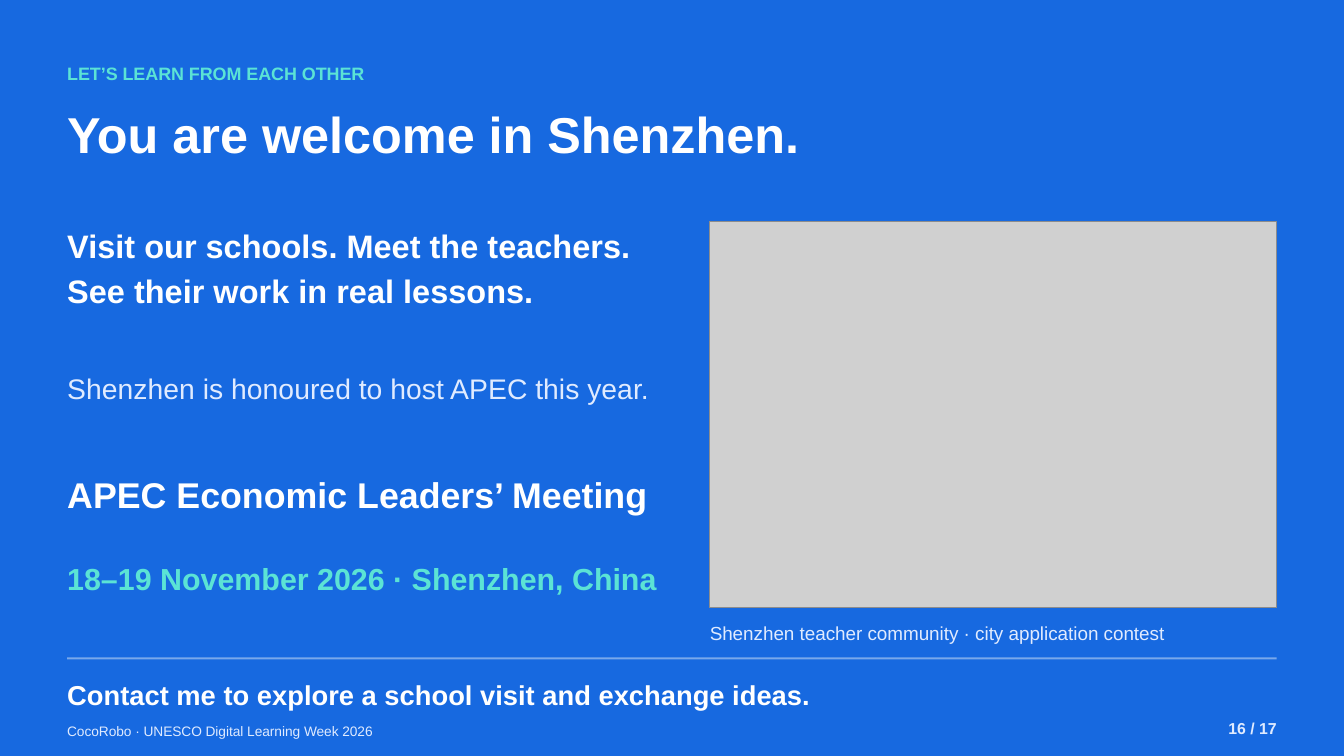
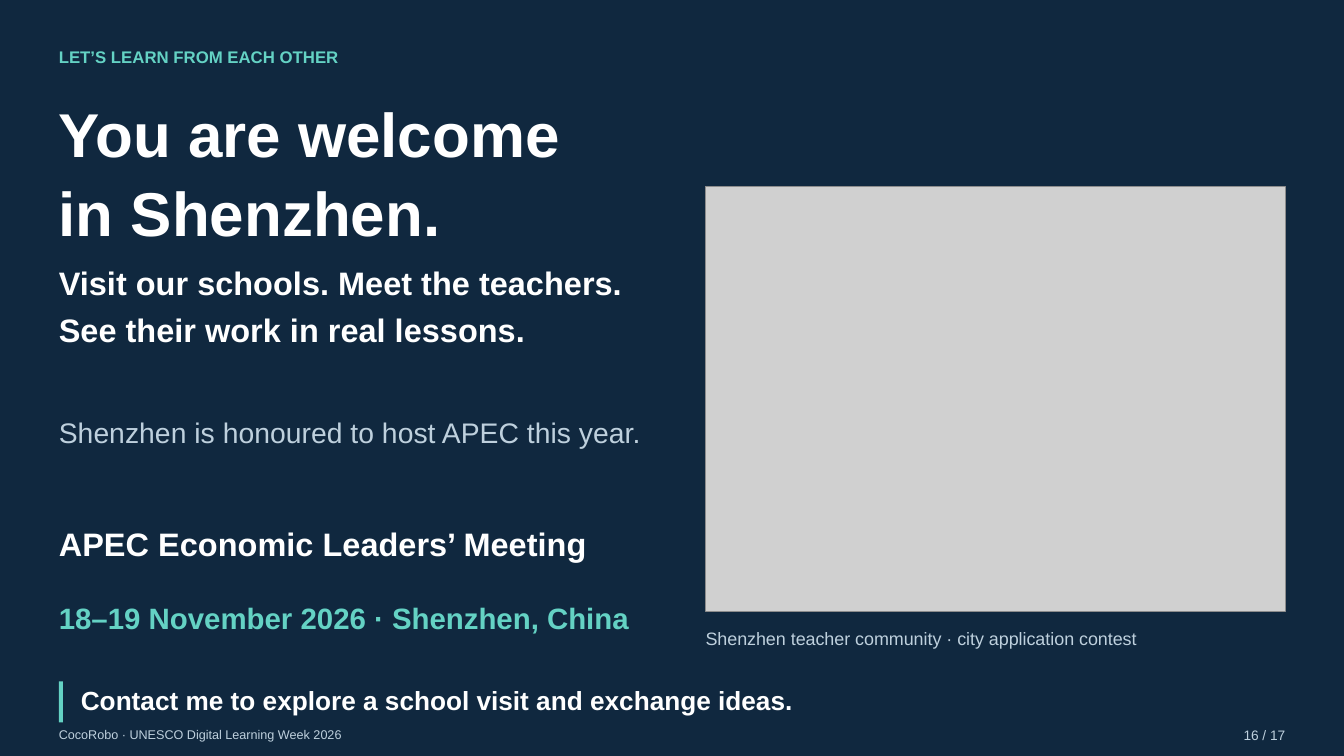
Before and after one commit to tonyxinvip/slides, a slide deck: slide 16 of teacher-agent-creators-10min/downloads/UNESCO_Teacher_AI_Agents_EN.pptx. Drawn at 1344x756 pixels with LibreOffice and Linux fonts; fonts in the diff are those of the drawing; grey boxes stand for pictures. Boxes give left, top, right and bottom in pixels: in the first picture for what was removed or moved away, otherwise in the second. Text is boxed around its words. In the diff, an @@ line names an element or a change of style, - is before the commit and + after.

```diff
--- a/teacher-agent-creators-10min/downloads/UNESCO_Teacher_AI_Agents_EN.pptx
+++ b/teacher-agent-creators-10min/downloads/UNESCO_Teacher_AI_Agents_EN.pptx
@@ background #1769E0 to #10283F @@
@@ text "LET’S LEARN FROM EACH OTHER": place and size @@
-text "LET’S LEARN FROM EACH OTHER" at [67, 67, 364, 80]
+text "LET’S LEARN FROM EACH OTHER" at [59, 51, 339, 63]
@@ text "LET’S LEARN FROM EACH OTHER" at [59, 51, 339, 63]: size 12.8 to 12 pt, text colour #5BE3D5 to #64D2C4; line spacing 1.16 to 1.1 @@
@@ text at [59, 112, 559, 237]: text changed; size 36 to 44.2 pt @@
-You are welcome in Shenzhen.
+You are welcome
+in Shenzhen.
@@ picture: place and size @@
-picture at [710, 222, 1276, 608]
+picture at [706, 187, 1286, 611]
@@ text "Visit our schools. Meet the ...": place and size @@
-text "Visit our schools. Meet the ..." at [67, 234, 630, 304]
+text "Visit our schools. Meet the ..." at [59, 271, 622, 343]
@@ text "Visit our schools. Meet the ..." at [59, 271, 622, 343]: line spacing 1.16 to 1.2 @@
@@ text "Shenzhen is honoured to host ...": place and size @@
-text "Shenzhen is honoured to host ..." at [67, 378, 648, 405]
+text "Shenzhen is honoured to host ..." at [59, 422, 640, 449]
@@ text "Shenzhen is honoured to host ..." at [59, 422, 640, 449]: text colour #E0EBFF to #BED0DD; line spacing 1.16 to 1.2 @@
@@ text "APEC Economic Leaders’ Meeting": place and size @@
-text "APEC Economic Leaders’ Meeting" at [67, 482, 647, 515]
+text "APEC Economic Leaders’ Meeting" at [59, 532, 587, 563]
@@ text "APEC Economic Leaders’ Meeting" at [59, 532, 587, 563]: size 25.5 to 23.2 pt; line spacing 1.16 to 1.2 @@
@@ text "18–19 November 2026 · Shenzhen, ...": place and size @@
-text "18–19 November 2026 · Shenzhen, ..." at [67, 568, 656, 595]
+text "18–19 November 2026 · Shenzhen, ..." at [59, 607, 629, 634]
@@ text "18–19 November 2026 · Shenzhen, ..." at [59, 607, 629, 634]: size 21.8 to 21 pt, text colour #5BE3D5 to #64D2C4; line spacing 1.16 to 1.2 @@
@@ text "Shenzhen teacher community · city ..." at [706, 632, 1136, 649]: size 13.5 to 12.8 pt, text colour #E0EBFF to #BED0DD; line spacing 1.16 to 1.2 @@
@@ rectangle removed at [68, 657, 1277, 659] @@
@@ rectangle added at [58, 682, 63, 723], fill #64D2C4 @@
@@ text "Contact me to explore a ...": place and size @@
-text "Contact me to explore a ..." at [67, 685, 809, 710]
+text "Contact me to explore a ..." at [81, 691, 792, 716]
@@ text "Contact me to explore a ..." at [81, 691, 792, 716]: size 19.5 to 18.8 pt; line spacing 1.16 to 1.2 @@
@@ text "CocoRobo · UNESCO Digital Learning ...": place and size @@
-text "CocoRobo · UNESCO Digital Learning ..." at [67, 726, 372, 739]
+text "CocoRobo · UNESCO Digital Learning ..." at [59, 730, 341, 742]
@@ text "CocoRobo · UNESCO Digital Learning ..." at [59, 730, 341, 742]: size 9.8 to 9 pt, text colour #E0EBFF to #BED0DD; line spacing 1.16 to 1.2 @@
@@ text "16 / 17": place and size @@
-text "16 / 17" at [1228, 723, 1277, 734]
+text "16 / 17" at [1244, 730, 1285, 740]
@@ text "16 / 17" at [1244, 730, 1285, 740]: size 11.2 to 9.8 pt, text colour #E0EBFF to #BED0DD, bold off; line spacing 1.16 to 1.2 @@
```
Also in this commit, not shown: 16 other slides changed, 7 other files.
